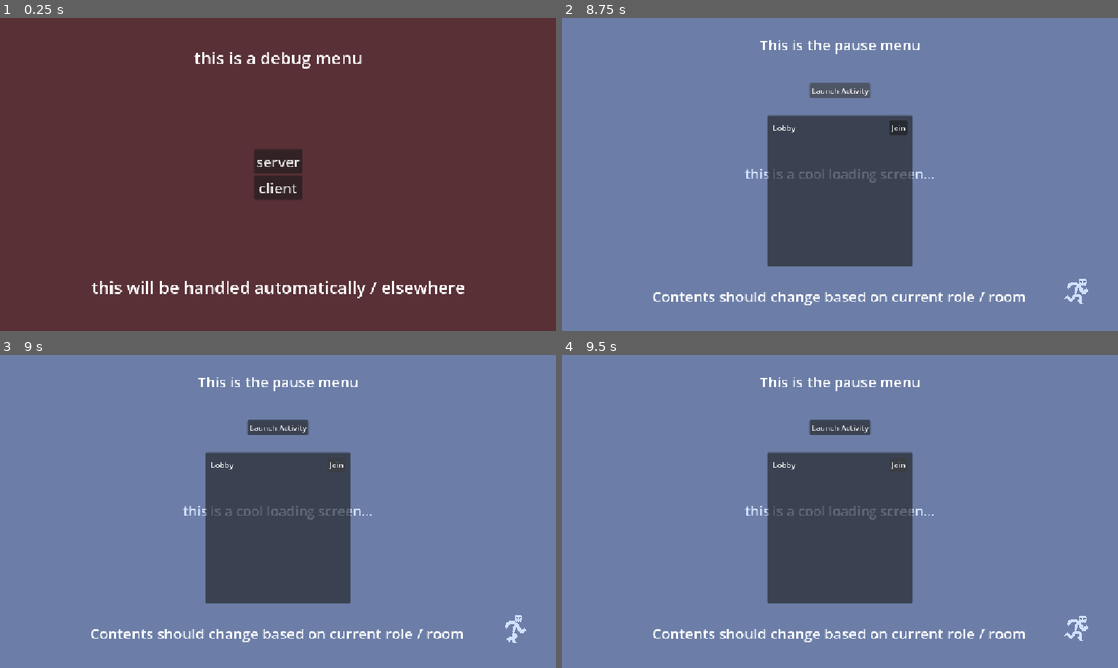
Above: before the commit, frames 1-4 (two rows, left to right).
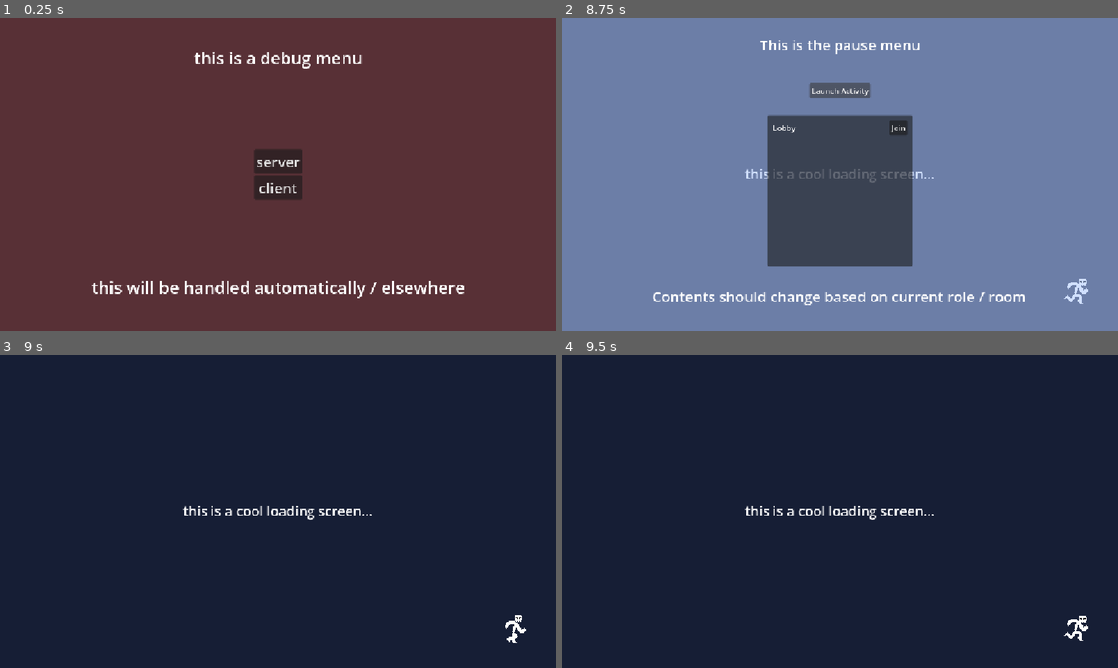
Above: after the commit, the same moments.

Repository: Syvxn/AiMO-Project
Game: Godot game, scene res://main.tscn
The game is run twice, just before and just after one commit, with the same random seed, the same clock (stepped at 60 frames per second) and the same inputs.
Inputs (mouse positions are in pixels of both pictures, inside the frame that each line leads up to):
- Up to frame 1 (0.25 s): no input
- Up to frame 2 (8.75 s): click "client" at 0.5 s; click (840, 133) at 1.27 s; type "Alex" at 1.35 s; click "Teacher" at 2 s; tap Enter at 2.75, 4.25 s; tap Space at 3.5 s; tap Escape (ui_cancel) at 6.4 s; click "Launch Activity" at 6.5 s; click "Launch Activity" at 7.25 s; click "Launch Activity" at 8 s
- Up to frame 3 (9 s): click "Join" at 8.75 s
- Up to frame 4 (9.5 s): no input

Frames 1-2 are identical in both runs. In frame 3, 100% of the frame differs, in the area x 0-100%, y 0-100%; in frame 4, 100%.
Error after the commit: Assertion failed: spawn requested by server somehow what the hell (res://main.gd:24)

Commit message:
5.51: pause menu hides on join

Diff:
--- a/ui/menus/pause_menu.gd
+++ b/ui/menus/pause_menu.gd
@@ -28,6 +28,7 @@
 		if room.is_in_group("personal_rooms"):
 			label_text = room.owner_username + "'s Room"
 		var room_join_item_instance = room_join_item.instantiate()
+		room_join_item_instance.pause_menu = self
 		room_join_item_instance.room_name = room_name
 		room_join_item_instance.set_room_label_text(label_text)
 		join_list.add_child(room_join_item_instance)
--- a/ui/menus/room_join_item.tscn
+++ b/ui/menus/room_join_item.tscn
@@ -3,7 +3,8 @@
 [sub_resource type="GDScript" id="GDScript_h0wsf"]
 script/source = "extends MarginContainer
 
-var room_name
+var pause_menu : CanvasLayer
+var room_name : String
 
 func set_room_label_text(text: String):
 	# here's where we might render player inputted text,
@@ -14,6 +15,7 @@
 
 func _on_join_button_pressed() -> void:
 	SignalBus.player_clicked_join_room.emit(room_name)
+	pause_menu.hide()
 "
 
 [node name="RoomJoinItem" type="MarginContainer" unique_id=2052026462]
